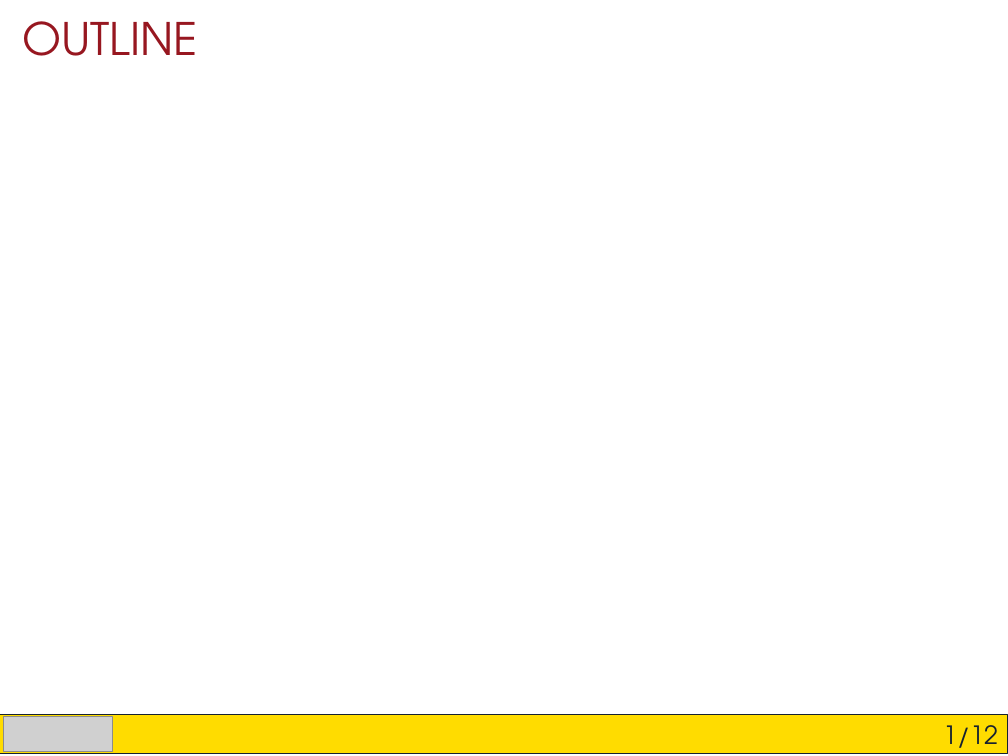
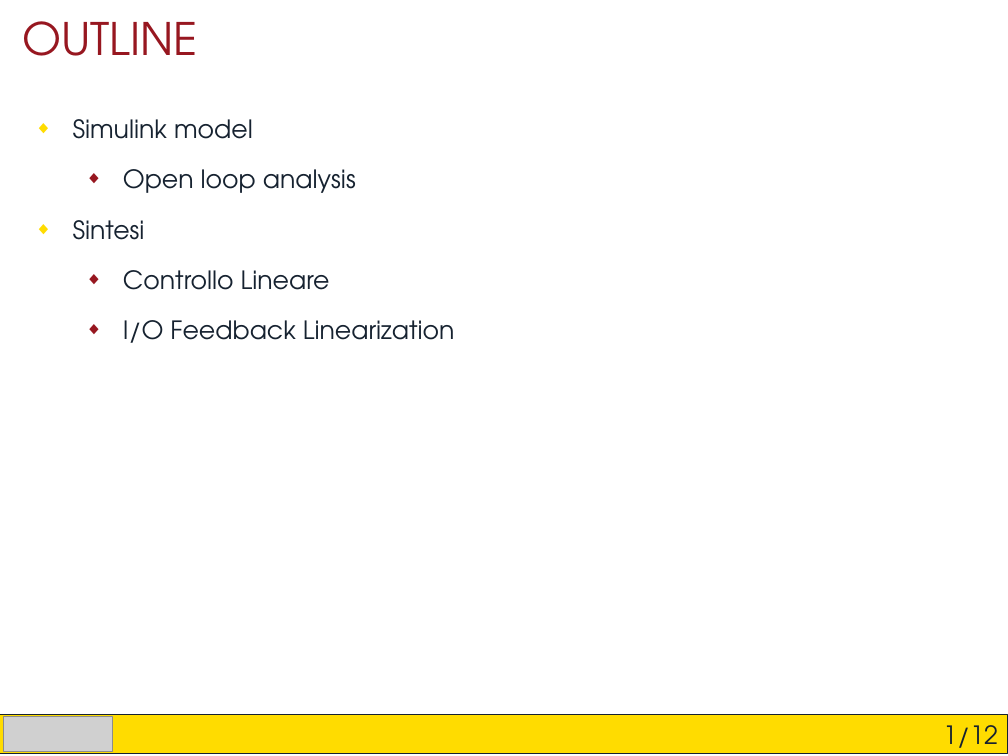
Before and after one commit to Arciro/CSAGV-project, a slide deck: slide 2 of Presentation.pptx. Drawn at 1008x756 pixels with LibreOffice and Linux fonts; fonts in the diff are those of the drawing; grey boxes stand for pictures. Boxes give left, top, right and bottom in pixels: in the first picture for what was removed or moved away, otherwise in the second. Text is boxed around its words. In the diff, an @@ line names an element or a change of style, - is before the commit and + after.

```diff
--- a/Presentation.pptx
+++ b/Presentation.pptx
@@ text added at (x1=73, y1=119, x2=455, y2=343), 18 pt, text #162230 @@
+◆ Simulink model
+  ◆ Open loop analysis
+◆ Sintesi
+  ◆ Controllo Lineare
+  ◆ I/O Feedback Linearization
```
Also in this commit, not shown: 1 other slide changed, 6 other files.
